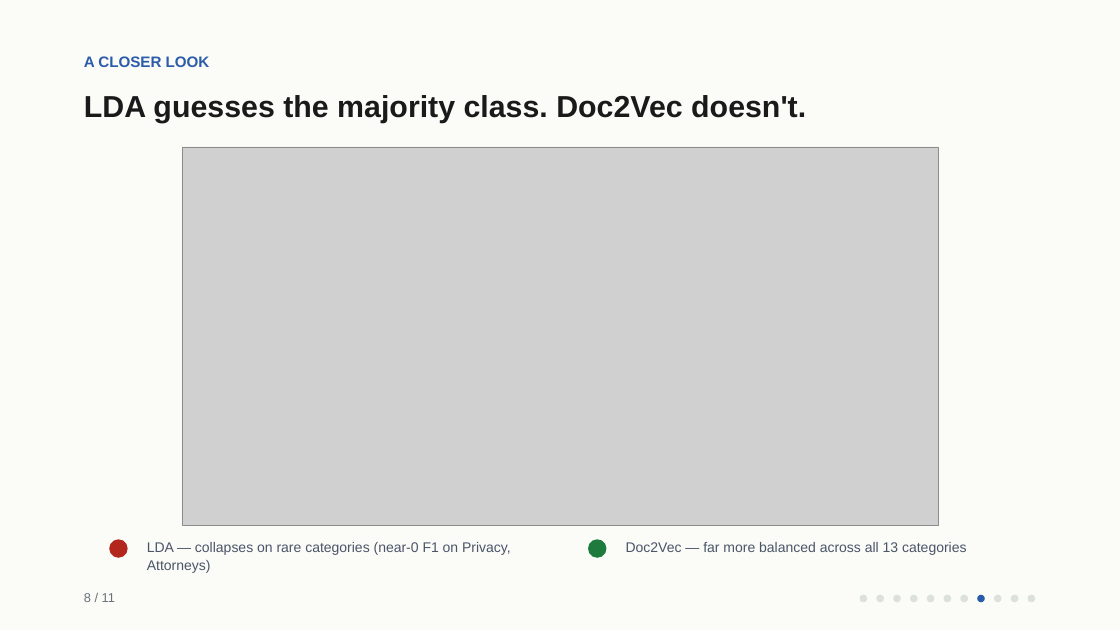
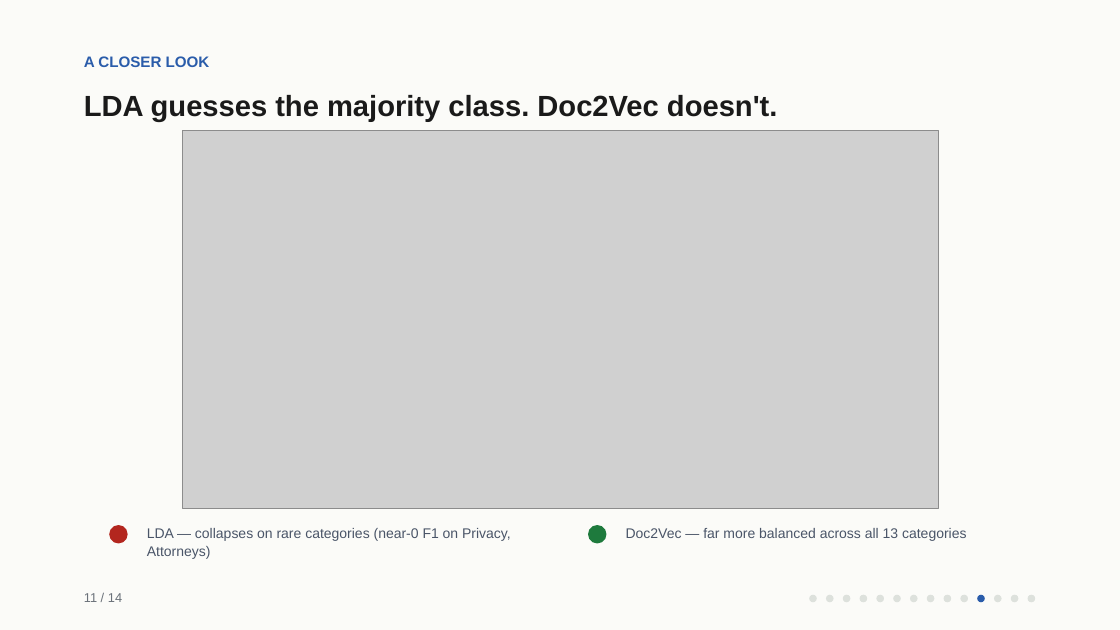
Before and after one commit to amogh-herle/ML-MINI-PROJECT, a slide deck: slide 12 of report/slides.pptx (slide 9 before the commit). Drawn at 1120x630 pixels with LibreOffice and Linux fonts; fonts in the diff are those of the drawing; grey boxes stand for pictures. Boxes give left, top, right and bottom in pixels: in the first picture for what was removed or moved away, otherwise in the second. Text is boxed around its words. In the diff, an @@ line names an element or a change of style, - is before the commit and + after.

```diff
--- a/report/slides.pptx
+++ b/report/slides.pptx
@@ text "LDA guesses the majority class. ..." at (x1=84, y1=95, x2=777, y2=122): size 26 to 25 pt @@
@@ 2 texts, 2 rounded rectangles, 1 picture moved together from (x1=109, y1=147, x2=966, y2=573) to (x1=109, y1=130, x2=966, y2=559) @@
@@ text at (x1=84, y1=593, x2=122, y2=602): text changed @@
-8 / 11
+11 / 14
@@ ellipse added at (x1=809, y1=595, x2=817, y2=602), fill #DDE1DC @@
@@ ellipse added at (x1=826, y1=595, x2=833, y2=602), fill #DDE1DC @@
@@ ellipse added at (x1=843, y1=595, x2=850, y2=602), fill #DDE1DC @@
```
Also in this commit, not shown: 7 other slides changed, 7 slides added, 4 slides removed, 37 other files.
